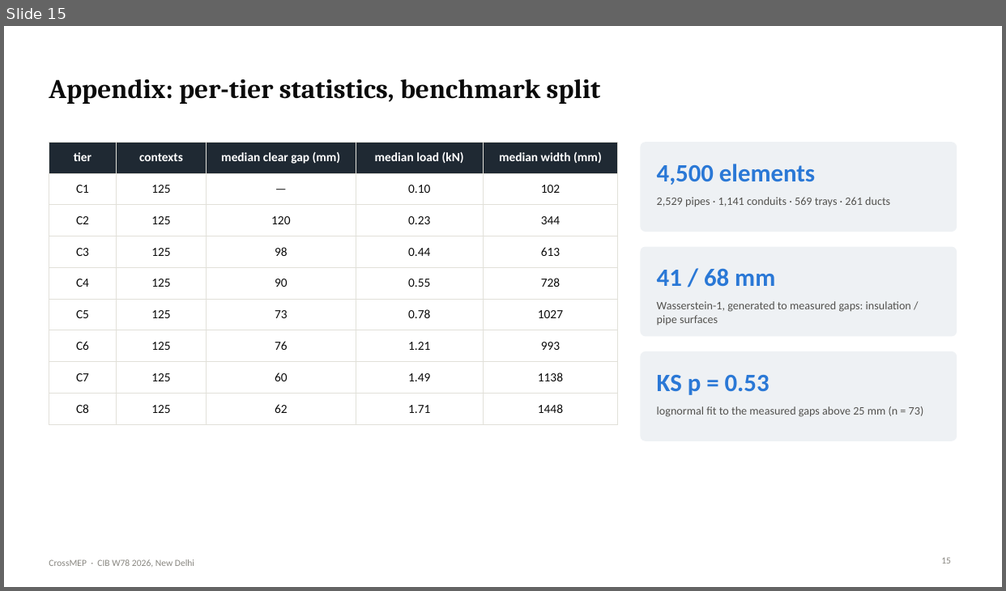
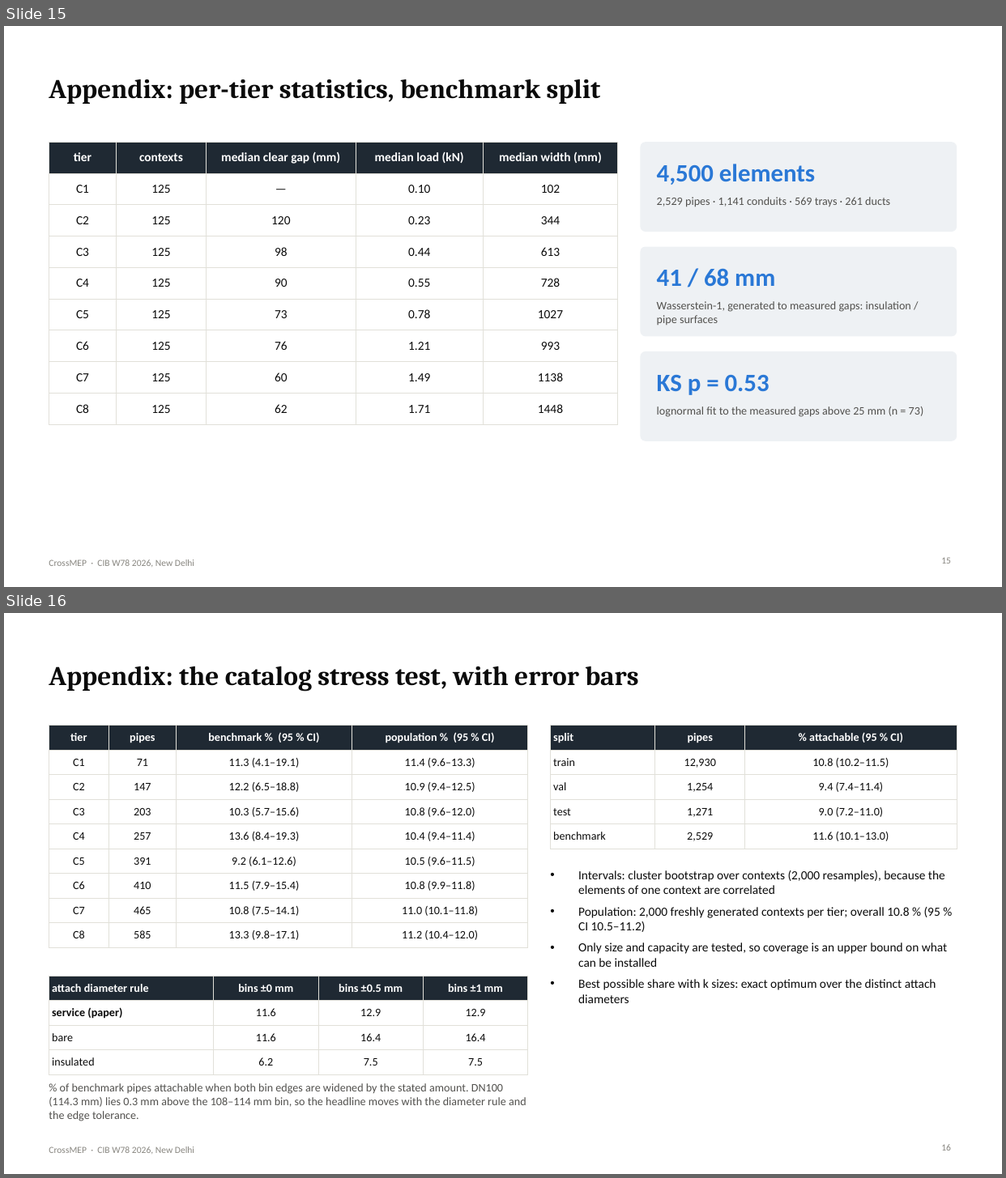
Before and after one commit to lavinia-ped/CrossMEP_Dataset, a slide deck: docs/CrossMEP_CIBW78_talk.pptx. Shown one above the other, each under a label of ours: slide 15 before the commit, slides 15 and 16 after it. The pictures are 1006x591 and 1006x1178 pixels, drawn with LibreOffice and Linux fonts; fonts in the diff are those of the drawing. Boxes give left, top, right and bottom in pixels: in the first picture for what was removed or moved away, otherwise in the second. Text is boxed around its words. In the diff, an @@ line names an element or a change of style, - is before the commit and + after.

```diff
--- a/docs/CrossMEP_CIBW78_talk.pptx
+++ b/docs/CrossMEP_CIBW78_talk.pptx
@@ slide 16 added at <box>4,613,1002,1174</box>, background #FFFFFF; not listed: 1 template element that a slide beside it also shows @@
@@ title added at <box>49,666,638,692</box>, 26 pt, text #0B0B0B, bold @@
+Appendix: the catalog stress test, with error bars
@@ table added at <box>49,726,528,943</box>, 9 rows, 4 columns @@
+tier | pipes | benchmark % (95 % CI) | population % (95 % CI)
+C1 | 71 | 11.3 (4.1–19.1) | 11.4 (9.6–13.3)
+C2 | 147 | 12.2 (6.5–18.8) | 10.9 (9.4–12.5)
+C3 | 203 | 10.3 (5.7–15.6) | 10.8 (9.6–12.0)
+C4 | 257 | 13.6 (8.4–19.3) | 10.4 (9.4–11.4)
+C5 | 391 | 9.2 (6.1–12.6) | 10.5 (9.6–11.5)
+C6 | 410 | 11.5 (7.9–15.4) | 10.8 (9.9–11.8)
+C7 | 465 | 10.8 (7.5–14.1) | 11.0 (10.1–11.8)
+C8 | 585 | 13.3 (9.8–17.1) | 11.2 (10.4–12.0)
@@ table added at <box>551,726,957,845</box>, 5 rows, 3 columns @@
+split | pipes | % attachable (95 % CI)
+train | 12,930 | 10.8 (10.2–11.5)
+val | 1,254 | 9.4 (7.4–11.4)
+test | 1,271 | 9.0 (7.2–11.0)
+benchmark | 2,529 | 11.6 (10.1–13.0)
@@ text added at <box>578,871,947,1003</box>, 12 pt, text #0B0B0B @@
+• Intervals: cluster bootstrap over contexts (2,000 resamples), because the elements of one context are correlated
+• Population: 2,000 freshly generated contexts per tier; overall 10.8 % (95 % CI 10.5–11.2)
+• Only size and capacity are tested, so coverage is an upper bound on what can be installed
+• Best possible share with k sizes: exact optimum over the distinct attach diameters
@@ table added at <box>49,976,528,1069</box>, 4 rows, 4 columns @@
+attach diameter rule | bins ±0 mm | bins ±0.5 mm | bins ±1 mm
+service (paper) | 11.6 | 12.9 | 12.9
+bare | 11.6 | 16.4 | 16.4
+insulated | 6.2 | 7.5 | 7.5
@@ text added at <box>49,1084,526,1122</box>, 11 pt, text #52514E @@
+% of benchmark pipes attachable when both bin edges are widened by the stated amount. DN100 (114.3 mm) lies 0.3 mm above the 108–114 mm bin, so the headline moves with the diameter rule and the edge tolerance.
@@ page number added at <box>941,1144,951,1151</box>, 9 pt, text #898781 @@
+16
```
Also in this commit, not shown: 1 slide changed, 16 other files.
